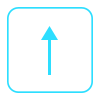
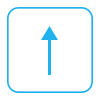
Layer changes from the first 100 x 100 image to the second:
painted on "Polygon 1", unmasked it over [7, 7, 93, 93]
removed layer "Shape 1" over [48, 35, 51, 75]
removed layer "Rounded Rectangle 1" over [7, 7, 93, 93]
